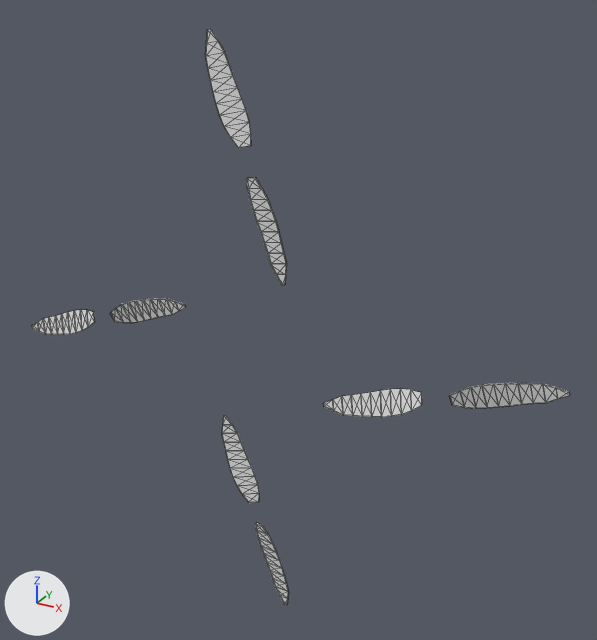
What one commit did to the OBJ model assets/meshes/drones/mini5pro/mini5pro__prop.obj.
Rendered twice from a 50 mm lens placed at (0.258, -0.431, 0.235), pointed at (0.022, -0.001, 0.02). Arrows for +X, +Y and +Z are at lower left; the lights stay in place. The picture after the commit comes second. Mesh edges are drawn as thin lines. Where no turn or scale is listed for an object, it has been applied to the vertices.

In view in the first picture: 'mini5pro__prop'.
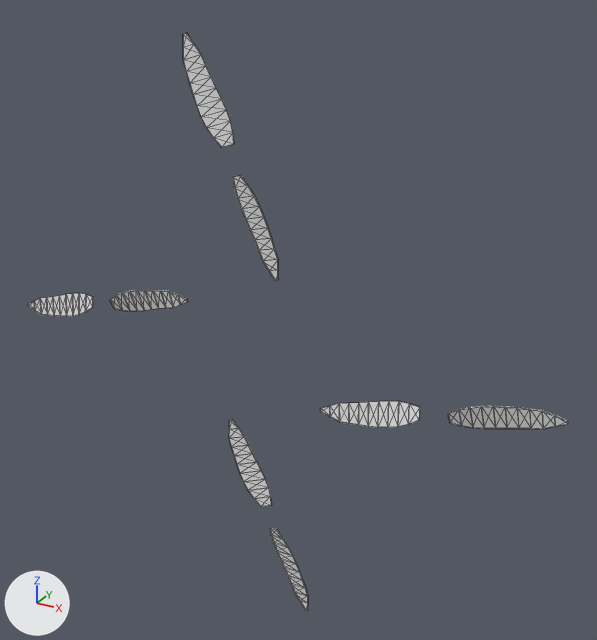
What differs and where, as boxes (x1, y1, x2, y2) in the pictures (597 x 640 px; the box of a moved part takes in the faces that stretch with it):
'mini5pro__prop', reshaped: before (32, 29, 570, 605); after (28, 33, 568, 610)
part 1 of me_mini5pro__prop, moved or reshaped: before (32, 309, 95, 334); after (28, 293, 93, 316)
part 2 of me_mini5pro__prop, moved or reshaped: before (110, 298, 185, 323); after (110, 290, 188, 312)
part 3 of me_mini5pro__prop, moved or reshaped: before (255, 523, 289, 605); after (270, 527, 308, 610)
part 4 of me_mini5pro__prop, moved or reshaped: before (222, 415, 259, 503); after (229, 419, 271, 507)
part 5 of me_mini5pro__prop, moved or reshaped: before (449, 383, 570, 409); after (448, 406, 568, 429)
part 6 of me_mini5pro__prop, moved or reshaped: before (323, 388, 422, 417); after (320, 401, 420, 428)
part 7 of me_mini5pro__prop, moved or reshaped: before (205, 29, 251, 148); after (183, 33, 234, 147)
part 8 of me_mini5pro__prop, moved or reshaped: before (246, 177, 287, 285); after (232, 175, 278, 281)

The change, as a diff of the scene's bpy script:
```diff
--- a/assets/meshes/drones/mini5pro/mini5pro__prop.obj.py
+++ b/assets/meshes/drones/mini5pro/mini5pro__prop.obj.py
@@ me_mini5pro__prop @@
 # used by ob_mini5pro__prop; location = (0.0, 0.0, 0.0)
-me_mini5pro__prop.from_pydata(...)  # 352 vertices, 672 faces; spans x -0.198..0.198, y -0.025..-0.02, z -0.198..0.198
+me_mini5pro__prop.from_pydata(...)  # 352 vertices, 672 faces; spans x -0.199..0.199, y -0.025..-0.02, z -0.195..0.195
+# me_mini5pro__prop part 1: the loose piece of 44 vertices spanning x -0.198..-0.133, y -0.025..-0.02, z -0.026..0.002 is turned 5 degrees about the y axis through the mesh origin
+# me_mini5pro__prop part 2: the loose piece of 44 vertices spanning x -0.117..-0.052, y -0.025..-0.02, z -0.002..0.026 is turned 5 degrees about the y axis through the mesh origin
+# me_mini5pro__prop part 3: the loose piece of 44 vertices spanning x -0.002..0.026, y -0.025..-0.02, z -0.198..-0.133 is turned -5 degrees about the y axis through the mesh origin
+# me_mini5pro__prop part 4: the loose piece of 44 vertices spanning x -0.026..0.002, y -0.025..-0.02, z -0.117..-0.052 is turned -5 degrees about the y axis through the mesh origin
+# me_mini5pro__prop part 5: the loose piece of 44 vertices spanning x 0.133..0.198, y -0.025..-0.02, z -0.002..0.026 is turned 5 degrees about the y axis through the mesh origin
+# me_mini5pro__prop part 6: the loose piece of 44 vertices spanning x 0.052..0.117, y -0.025..-0.02, z -0.026..0.002 is turned 5 degrees about the y axis through the mesh origin
+# me_mini5pro__prop part 7: the loose piece of 44 vertices spanning x -0.026..0.002, y -0.025..-0.02, z 0.133..0.198 is turned -5 degrees about the y axis through the mesh origin
+# me_mini5pro__prop part 8: the loose piece of 44 vertices spanning x -0.002..0.026, y -0.025..-0.02, z 0.052..0.117 is turned -5 degrees about the y axis through the mesh origin
```
